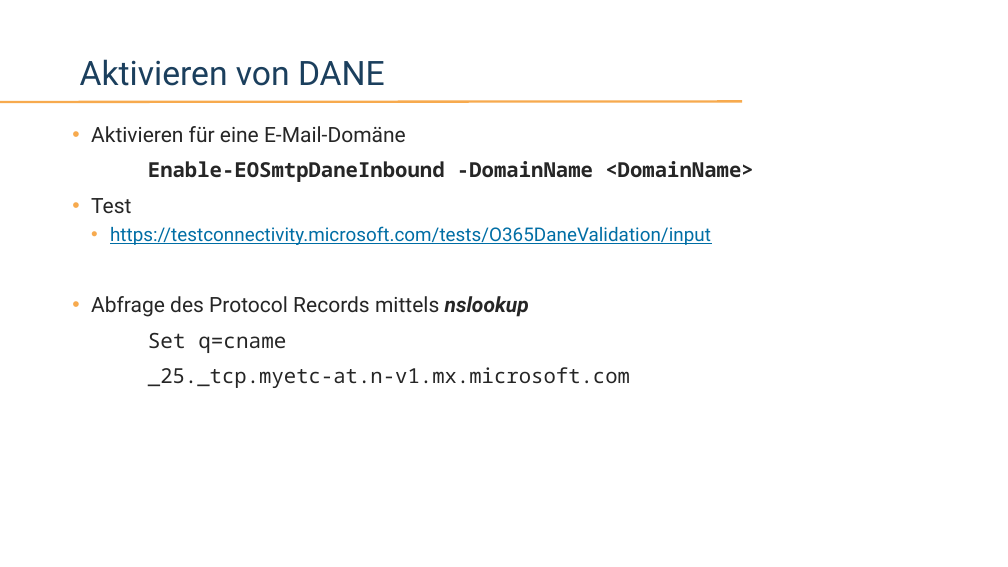
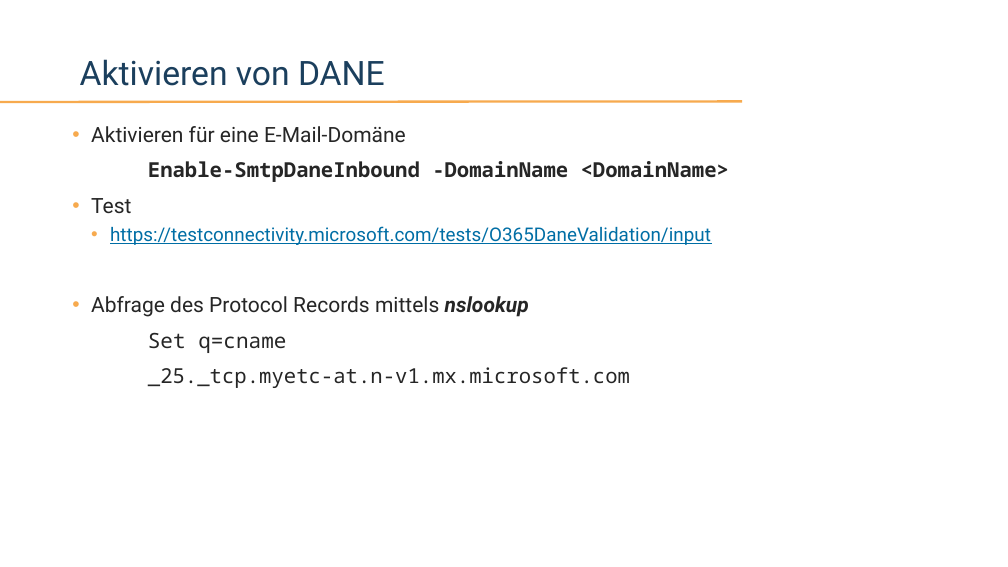
Before and after one commit to EnterpriseTrainingCenter/ExchangeServer, a slide deck: slide 49 of SMEXOP/SMEXOP_V1.3.pptx. Drawn at 1008x567 pixels with LibreOffice and Linux fonts; fonts in the diff are those of the drawing; background and template pictures are left out. Boxes give left, top, right and bottom in pixels: in the first picture for what was removed or moved away, otherwise in the second. Text is boxed around its words. In the diff, an @@ line names an element or a change of style, - is before the commit and + after.

```diff
--- a/SMEXOP/SMEXOP_V1.3.pptx
+++ b/SMEXOP/SMEXOP_V1.3.pptx
@@ text at bbox=[148, 161, 729, 182]: text changed @@
-Enable-EOSmtpDaneInbound -DomainName <DomainName>
+Enable-SmtpDaneInbound -DomainName <DomainName>
```
Also in this commit, not shown: 3 other slides changed, 40 other files.
